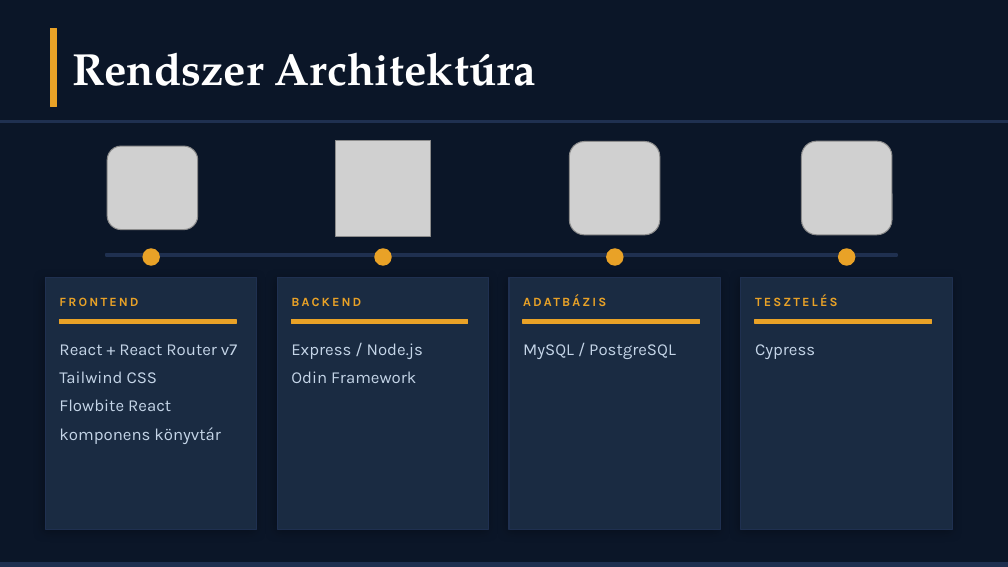
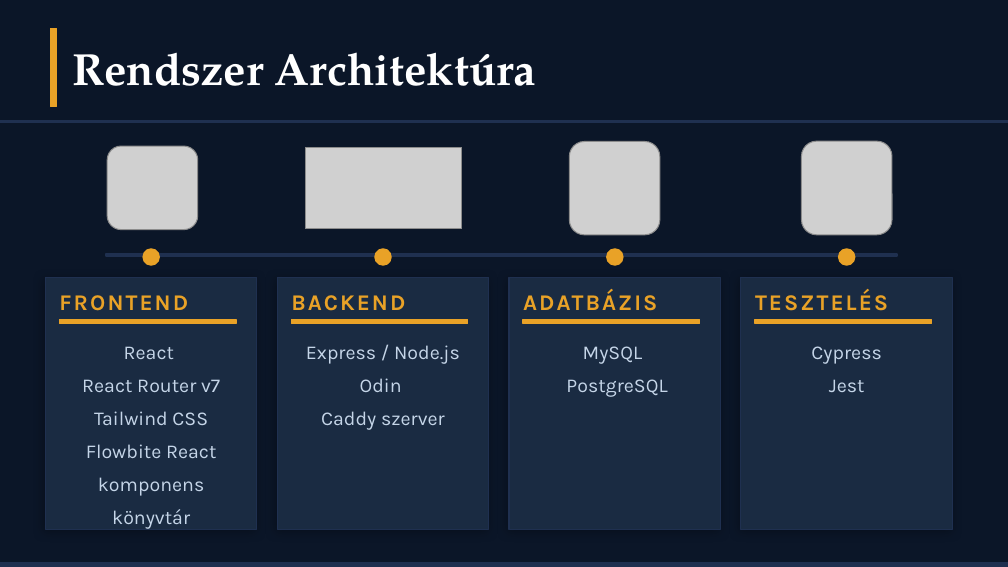
Before and after one commit to hihi-dotcom/CrossCountryBuilds_Webshop, a slide deck: slide 3 of doc/CrossCountryWebshop_Premium (1).pptx. Drawn at 1008x567 pixels with LibreOffice and Linux fonts; fonts in the diff are those of the drawing; grey boxes stand for pictures. Boxes give left, top, right and bottom in pixels: in the first picture for what was removed or moved away, otherwise in the second. Text is boxed around its words. In the diff, an @@ line names an element or a change of style, - is before the commit and + after.

```diff
--- a/doc/CrossCountryWebshop_Premium (1).pptx
+++ b/doc/CrossCountryWebshop_Premium (1).pptx
@@ picture: place and size @@
-picture at <box>336,140,431,236</box>
+picture at <box>305,147,462,229</box>
@@ size 9 to 16 pt in 4 elements at <box>59,295,188,311</box>, <box>291,295,405,311</box>, <box>523,289,657,311</box>, <box>755,289,888,311</box> @@
@@ text at <box>82,346,220,392</box>: text changed; size 12 to 14 pt @@
-React + React Router v7
+React
+React Router v7
@@ text at <box>306,345,460,364</box>: size 12 to 14 pt in "Express / Node.js"; alignment left to centre @@
@@ text at <box>566,346,667,397</box>: text changed; size 12 to 14 pt @@
-MySQL / PostgreSQL
+MySQL
+PostgreSQL
@@ text at <box>811,346,881,364</box>: size 12 to 14 pt in "Cypress"; alignment left to centre @@
@@ text at <box>321,378,445,430</box>: text changed; size 12 to 14 pt @@
-Odin Framework
+Odin
+Caddy szerver
@@ text at <box>829,379,865,392</box>: paragraph added @@
+Jest
@@ text at <box>86,411,216,496</box>: size 12 to 14 pt in "Tailwind CSS", "Flowbite React komponens könyvtár"; alignment left to centre @@
```
Also in this commit, not shown: 10 other slides changed, 1 slide added, 1 slide removed.
